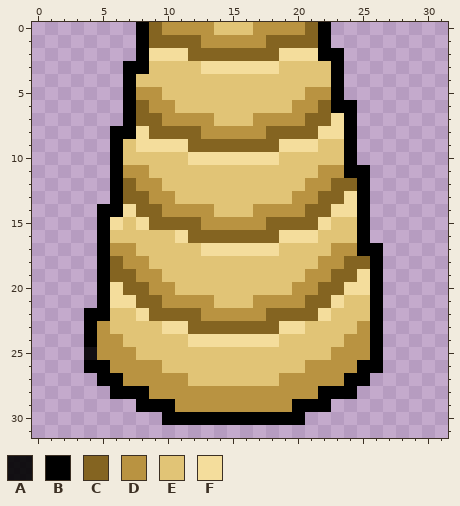
Two versions of one pixel-art sprite, Assets/Sprites/PalmTree/PalmTree2.png. Above: the version before the commit.
The file is 32x32 pixels.
Palette (. is transparent): A #000000e6  B #000000  C #846421  D #b99341  E #e1c476  F #f4dd9c
Pixels before, first column x 4:
 0 ....BCDDDDEEEDDDDCB....
 1 ....BCCCCDDDDDCCCCB....
 2 ....BFFFCCCCCCCFFFBB...
 3 ...BBEEEEFFFFFFEEEEB...
 4 ...BEEEEEEEEEEEEEEEB...
 5 ...BDDEEEEEEEEEEEDDB...
 6 ...BCDDEEEEEEEEEDDCBB..
 7 ...BCCDDDDEEEDDDDCCFB..
 8 ..BBFCCCCDDDDDCCCCFFB..
 9 ..BEFFFFCCCCCCCFFFEEB..
10 ..BEEEEEFFFFFFFEEEEEB..
11 ..BDDEEEEEEEEEEEEEDDBB.
12 ..BCDDEEEEEEEEEEEDDCCB.
13 ..BCCDDEEEEEEEEEDDCCFB.
14 .BBFCCDDDDEEEDDDDCCFFB.
15 .BFEFCCCCDDDDDCCCCFEEB.
16 .BEEEEEFCCCCCCCFFFEEEB.
17 .BDDEEEEEFFFFFFEEEEDDBB
18 .BCDDEEEEEEEEEEEEEDDCCB
19 .BCCDDEEEEEEEEEEEDDCCFB
20 .BFCCDDEEEEEEEEEDDCCFFB
21 .BFFCCDDDDEEEDDDDCCFEEB
22 BBEEFCCCCDDDDDCCCCFEEEB
23 BDEEEEFFCCCCCCCFFEEEEDB
24 BDDEEEEEFFFFFFFEEEEEDDB
25 ADDDEEEEEEEEEEEEEEEDDDB
26 BBDDDDEEEEEEEEEEEDDDDBB
27 .BBDDDDDEEEEEEEDDDDDBB.
28 ..BBBDDDDDDDDDDDDDBBB..
29 ....BBBDDDDDDDDDBBB....
30 ......BBBBBBBBBBB......
The result:
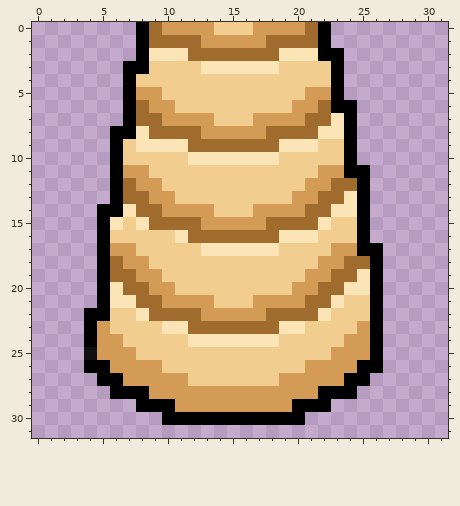
What changed:
colour C: #846421 -> #9f6c2e
colour D: #b99341 -> #d39b56
colour E: #e1c476 -> #f1cd90
colour F: #f4dd9c -> #fbe5b7
Boxes around the changes in both pictures, in picture pixels (x1, y1, x2, y2):
changed: (97, 22, 370, 412)
